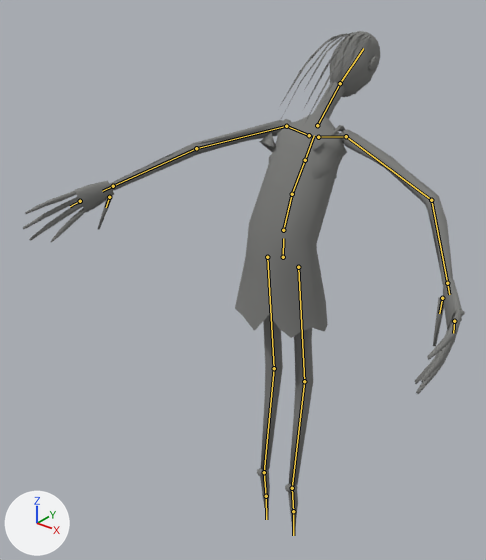
A saved change to the glTF model content/art/models/tippy_toesie.lod1.glb.
Before and after are seen from a camera (50 mm lens) standing at (1.43, -2.05, 2.54) and looking at (-0.2, 0.0, 1.27). The axes (+X, +Y, +Z) are drawn at lower left. The lights are the same throughout. The first picture is the older version. Both versions are drawn at frame 10 of the action 'recoil'; the numbers are the values there. The bones that change, and the others that lie on the model, are drawn over the model as lines.

Names of what the first picture shows: 'body', 'hands', 'head', 'shift'.
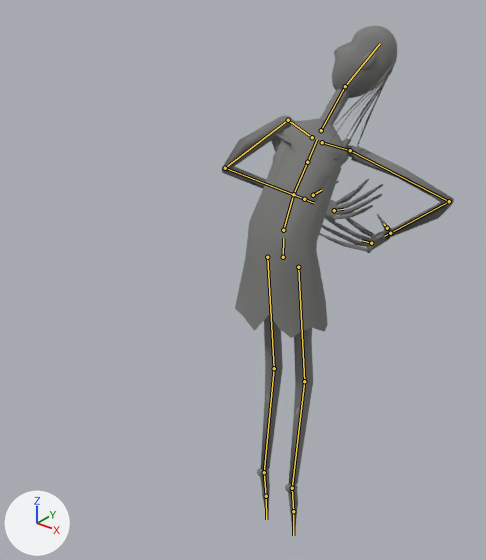
The edits, one by one:
Bone 'spine_01' (bone_spine_01) turns from (-20, 0, 0) to (-24, 0, 0) degrees about its own x, y and z.
Bone 'spine_02' (bone_spine_02) turns from (-14, 0, 0) to (-16, 0, 0) degrees about its own x, y and z.
Bone 'spine_03' (bone_spine_03) turns from (0, 0, 0) to (-4, 40, 0) degrees about its own x, y and z.
Bone 'neck' (bone_neck) turns from (-10, 0, 0) to (11, 40, 3) degrees about its own x, y and z.
Bone 'head' (bone_head) turns from (-12, 0, 0) to (29, 44, 28) degrees about its own x, y and z.
Bone 'upperarm_l' (bone_upperarm_l) turns from (-30, 40, -20) to (-93, -69, 24) degrees about its own x, y and z.
Bone 'lowerarm_l' (bone_lowerarm_l) turns from (-40, 0, 0) to (-105, 0, 0) degrees about its own x, y and z.
Bone 'fingers_l' (bone_fingers_l) turns from (-12, 0, 0) to (-54, 0, 0) degrees about its own x, y and z.
Bone 'thumb_l' (bone_thumb_l) turns from (-4, -4, 0) to (-13, -13, 1) degrees about its own x, y and z.
Bone 'upperarm_r' (bone_upperarm_r) turns from (-30, -40, 20) to (-18, 75, -24) degrees about its own x, y and z.
Bone 'lowerarm_r' (bone_lowerarm_r) turns from (-40, 0, 0) to (-105, 0, 0) degrees about its own x, y and z.
Bone 'fingers_r' (bone_fingers_r) turns from (-12, 0, 0) to (-54, 0, 0) degrees about its own x, y and z.
Bone 'thumb_r' (bone_thumb_r) turns from (-4, 4, 0) to (-13, 13, -1) degrees about its own x, y and z.

Location of each change, (x1, y1, x2, y2) in pixels of the pictures (486 x 560 px):
'body', posed (32% narrower)
    before: (109, 82, 453, 534)
    after: (222, 88, 454, 534)
'shift', posed
    before: (235, 125, 345, 338)
    after: (235, 132, 351, 338)
'hands', posed
    before: (23, 180, 465, 394)
    after: (319, 179, 392, 253)
'head', posed (29% narrower, 49% taller)
    before: (279, 31, 380, 121)
    after: (326, 26, 397, 161)
bone 'spine_01', root to tip
    before: (283, 230) to (292, 194)
    after: (283, 230) to (293, 194)
bone 'spine_02', root to tip
    before: (292, 194) to (305, 160)
    after: (293, 194) to (307, 162)
bone 'spine_03', root to tip
    before: (305, 160) to (314, 135)
    after: (307, 162) to (317, 139)
bone 'neck', root to tip
    before: (317, 125) to (340, 83)
    after: (321, 130) to (345, 86)
bone 'head', root to tip
    before: (340, 83) to (363, 48)
    after: (345, 86) to (380, 43)
bone 'upperarm_l', root to tip
    before: (286, 126) to (196, 148)
    after: (288, 120) to (225, 168)
bone 'lowerarm_l', root to tip
    before: (196, 148) to (113, 186)
    after: (225, 168) to (304, 199)
bone 'fingers_l', root to tip
    before: (80, 201) to (70, 206)
    after: (334, 210) to (343, 209)
bone 'thumb_l', root to tip
    before: (109, 197) to (106, 207)
    after: (313, 195) to (321, 190)
bone 'upperarm_r', root to tip
    before: (346, 136) to (431, 200)
    after: (350, 150) to (449, 201)
bone 'lowerarm_r', root to tip
    before: (431, 200) to (447, 283)
    after: (449, 201) to (390, 233)
bone 'fingers_r', root to tip
    before: (454, 321) to (453, 333)
    after: (371, 243) to (361, 240)
bone 'thumb_r', root to tip
    before: (442, 298) to (439, 313)
    after: (387, 228) to (383, 223)
